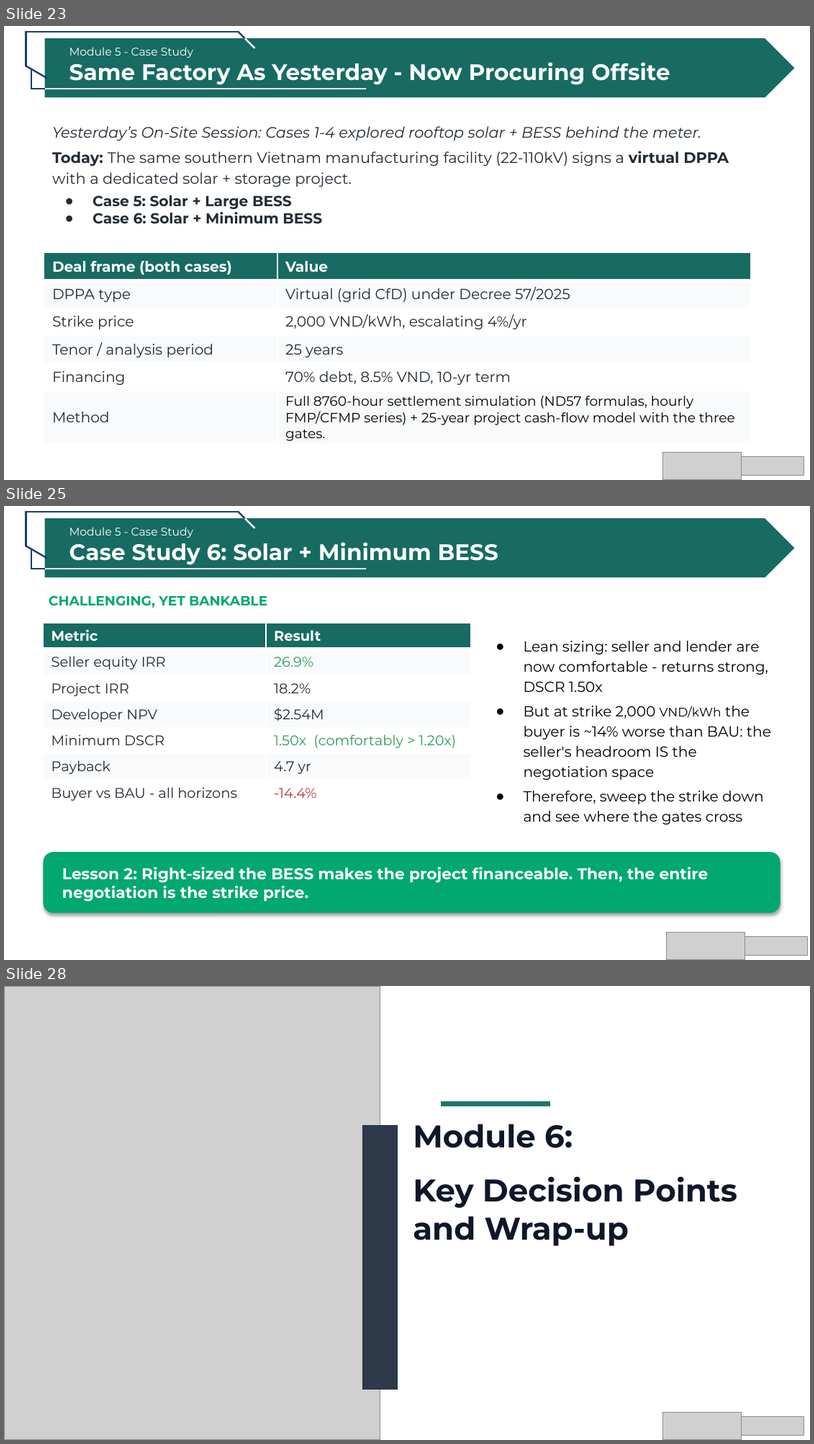
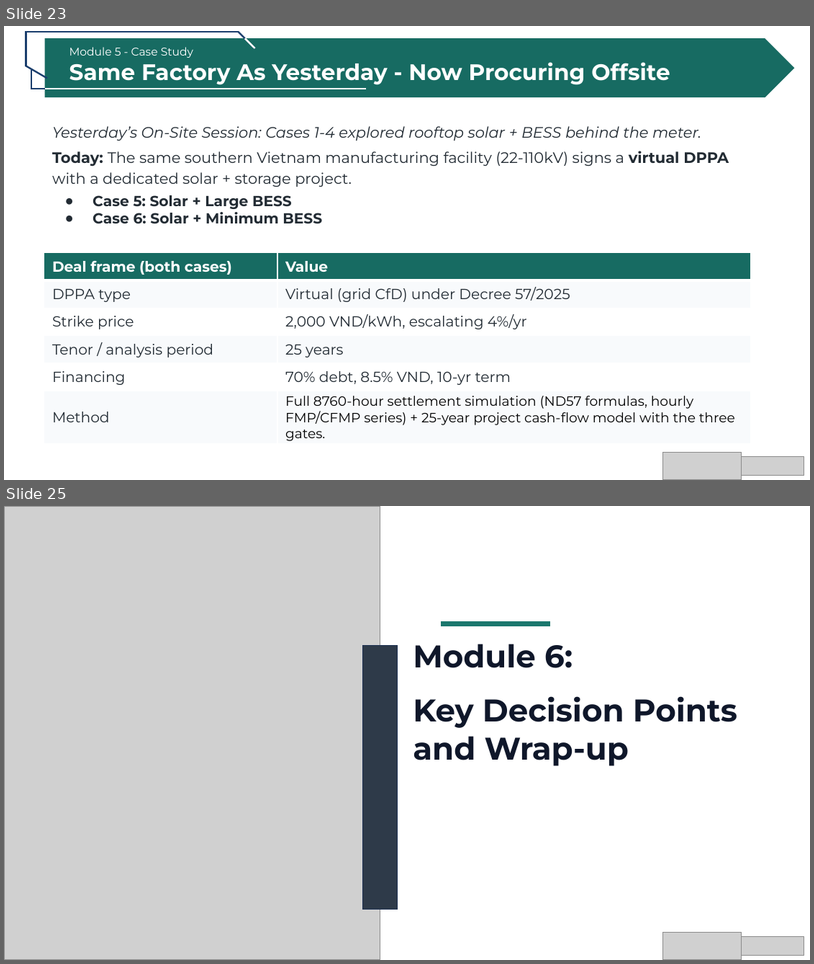
Before and after one commit to tah-allotrope/dppa-case, a slide deck: ceba/CEBA DPPA 2026.pptx. Shown one above the other, each under a label of ours: slides 23, 25 and 28 before the commit, slides 23 and 25 after it; the slides between them are not shown. The pictures are 814x1444 and 814x964 pixels, drawn with LibreOffice and Linux fonts; fonts in the diff are those of the drawing; grey boxes stand for pictures. Boxes give left, top, right and bottom in pixels: in the first picture for what was removed or moved away, otherwise in the second. Text is boxed around its words. In the diff, an @@ line names an element or a change of style, - is before the commit and + after.

```diff
--- a/ceba/CEBA DPPA 2026.pptx
+++ b/ceba/CEBA DPPA 2026.pptx
@@ slide 25 removed at bbox=[4, 506, 810, 960], background #FFFFFF @@
@@ text removed at bbox=[70, 527, 499, 565] @@
-Module 5 - Case Study
-Case Study 6: Solar + Minimum BESS
@@ group removed at bbox=[25, 512, 795, 577]: 8 lines, 1 pentagon arrow @@
@@ text removed at bbox=[49, 595, 268, 608] @@
-CHALLENGING, YET BANKABLE
@@ table removed at bbox=[44, 623, 471, 888], 7 rows, 2 columns @@
-Metric | Result
-Seller equity IRR | 26.9%
-Project IRR | 18.2%
-Developer NPV | $2.54M
-Minimum DSCR | 1.50x (comfortably > 1.20x)
-Payback | 4.7 yr
-Buyer vs BAU - all horizons | -14.4%
@@ text removed at bbox=[524, 641, 772, 824] @@
-● Lean sizing: seller and lender are now comfortable - returns strong, DSCR 1.50x
-● But at strike 2,000 VND/kWh the buyer is ~14% worse than BAU: the seller's headroom IS the negotiation space
-● Therefore, sweep the strike down and see where the gates cross
@@ rounded rectangle removed at bbox=[44, 852, 781, 914] @@
-Lesson 2: Right-sized the BESS makes the project financeable. Then, the entire negotiation is the strike price.
@@ picture removed at bbox=[667, 932, 746, 959] @@
@@ picture removed at bbox=[745, 937, 808, 955] @@
@@ what was slide 28 is now slide 25 @@
```
Also in this commit, not shown: 2 slides added, 8 other slides removed, 3 other files.
